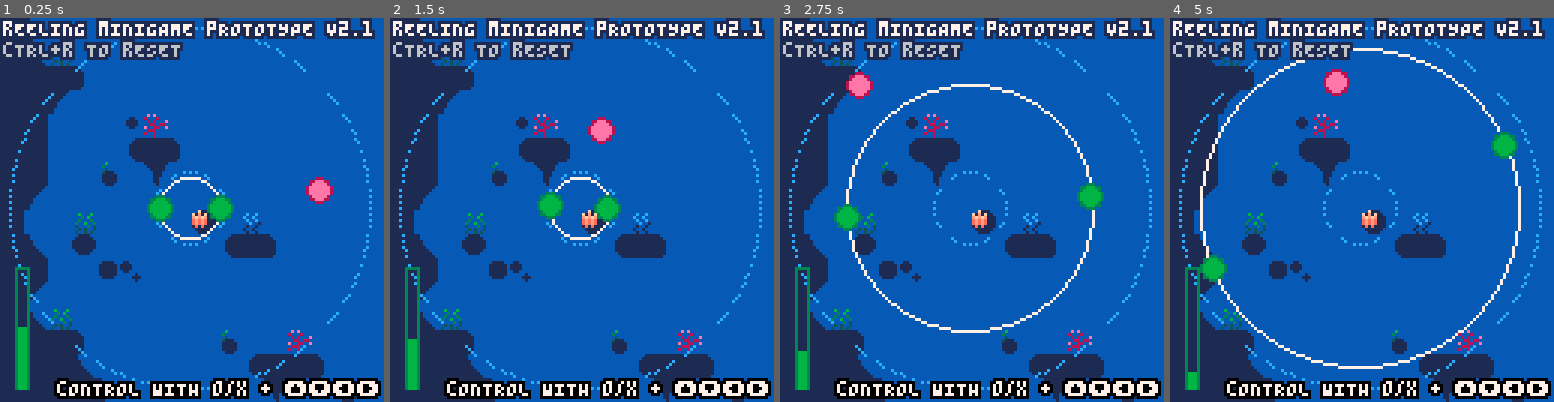
Above: before the commit, frames 1-4 (left to right).
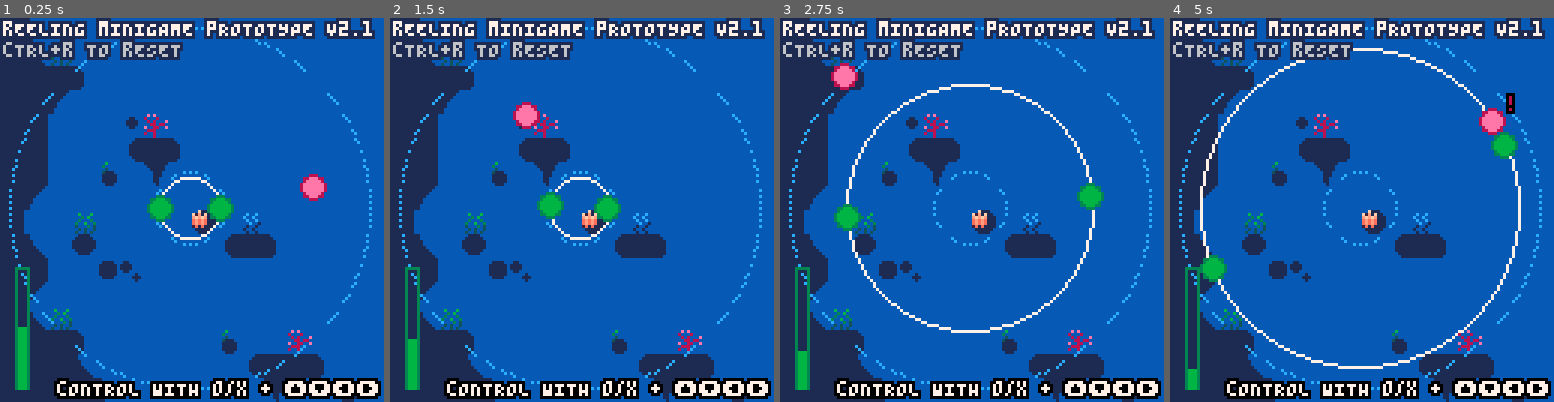
Above: after the commit, the same moments.

Repository: alexhlocke/AlexKotaFirstCart
Game: PICO-8 cartridge radial_minigame.p8
Two runs of this game, one before a commit and one after it. Both use one fixed random seed, a clock stepped at 60 frames per second and the inputs below.
Inputs:
- Up to frame 1 (0.25 s): no input
- Up to frame 2 (1.5 s): tap X (X key) at 0.33, 1.07 s; tap O (Z key) at 0.7 s
- Up to frame 3 (2.75 s): hold Right 1.6-2.1 s; tap O (Z key) at 1.7, 2.1, 2.5 s; tap X (X key) at 1.85 s; hold Up 2.15-2.42 s; hold Right from 2.47 s (still down)
- Up to frame 4 (5 s): tap O (Z key) every 0.4 s from 2.9 to 4.9 s; tap X (X key) at 2.97, 4.08 s; release Right at 3.03 s; hold Left 3.08-3.58 s; hold Down 3.63-3.97 s; hold Right 4.02-4.68 s; hold Up from 4.73 s (still down)

The runs differ from the first frame. In frame 1, 0.3% of the frame differs, in the area x 78-87%, y 40-49%; in frame 2, 0.7%; in frame 3, 0.6%; in frame 4, 0.9%, in the area x 4-90%, y 13-93%.

Commit message:
Update radial_minigame.p8

Diff:
--- a/radial_minigame.p8
+++ b/radial_minigame.p8
@@ -371,8 +371,8 @@
 
 
 function update_reelfish()
- reelfish.x=cam.x+63+reelfish.rad*cos(t()/7)
- reelfish.y=cam.y+63+reelfish.rad*sin(t()/16)
+ reelfish.x=cam.x+63+reelfish.rad*cos(t()/5)
+ reelfish.y=cam.y+63+reelfish.rad*sin(t()/13)
 end
 
 
@@ -423,7 +423,7 @@
 
  music(-1)
 
- shake_i=10
+ shake_i=15
 
  uh_um_fish=rnd(fishes)
 end
@@ -461,7 +461,7 @@
  camera(cam.x+shake_x,cam.y+shake_y)
 
  --ease shake and return to normal
- shake_i*=.4
+ shake_i*=.7
  if shake_i<.3 then
   shake_i=0
  end
